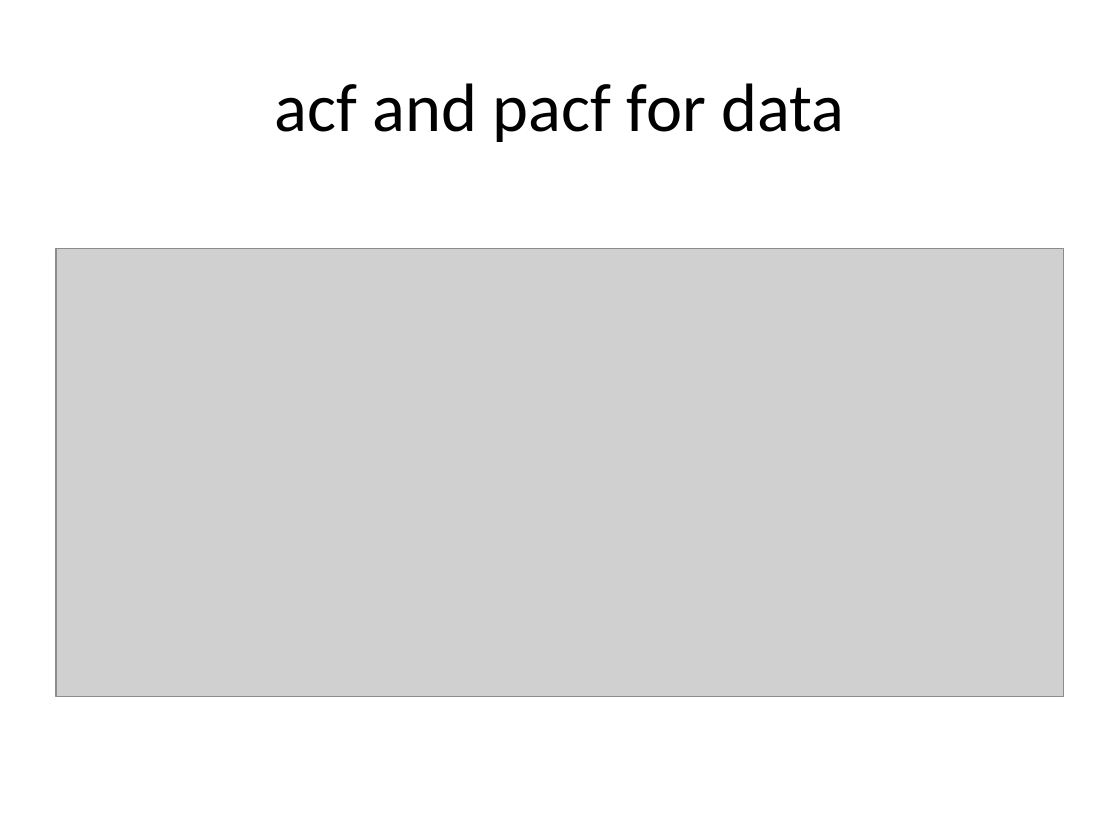
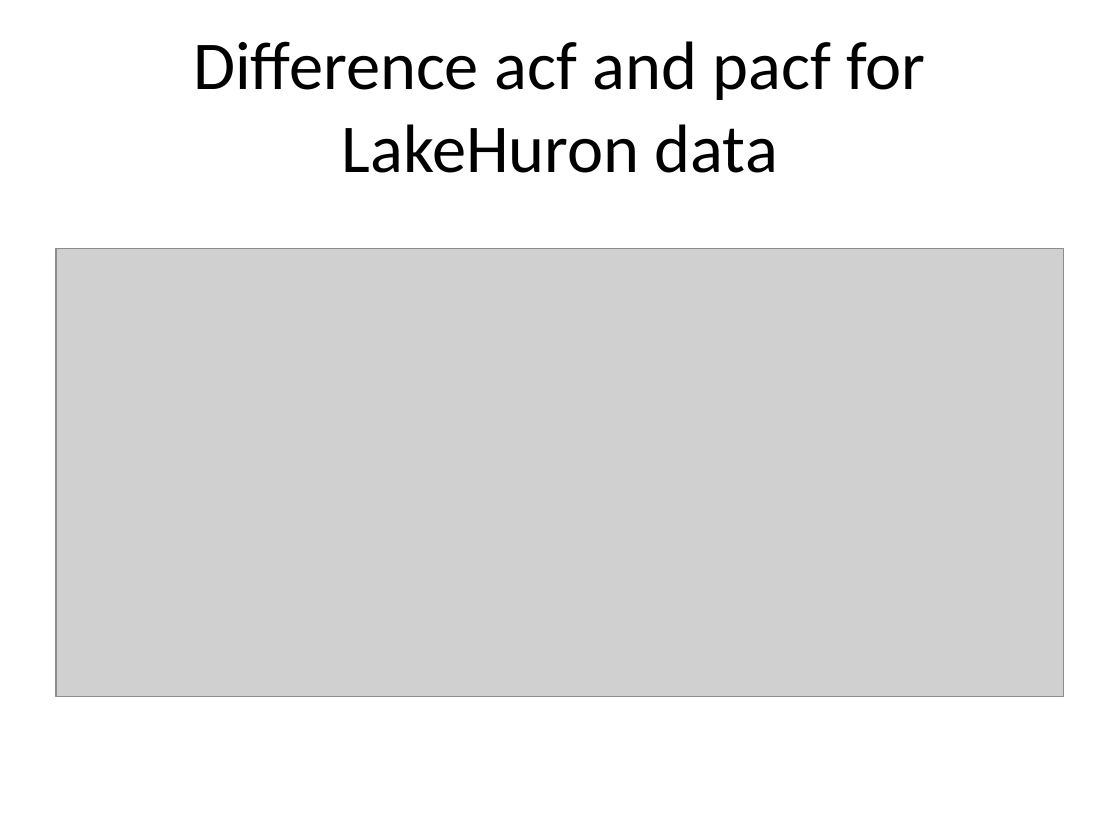
Before and after one commit to pmean/basic-time-series, a slide deck: slide 59 of src/basics.pptx (slide 44 before the commit). Drawn at 1120x840 pixels with LibreOffice and Linux fonts; fonts in the diff are those of the drawing; grey boxes stand for pictures. Boxes give left, top, right and bottom in pixels: in the first picture for what was removed or moved away, otherwise in the second. Text is boxed around its words. In the diff, an @@ line names an element or a change of style, - is before the commit and + after.

```diff
--- a/src/basics.pptx
+++ b/src/basics.pptx
@@ title at (193,41,925,173): text changed @@
-acf and pacf for data
+Difference acf and pacf for LakeHuron data
```
Also in this commit, not shown: 6 other slides changed, 2 slides added, 2 slides removed, 1 other file.
